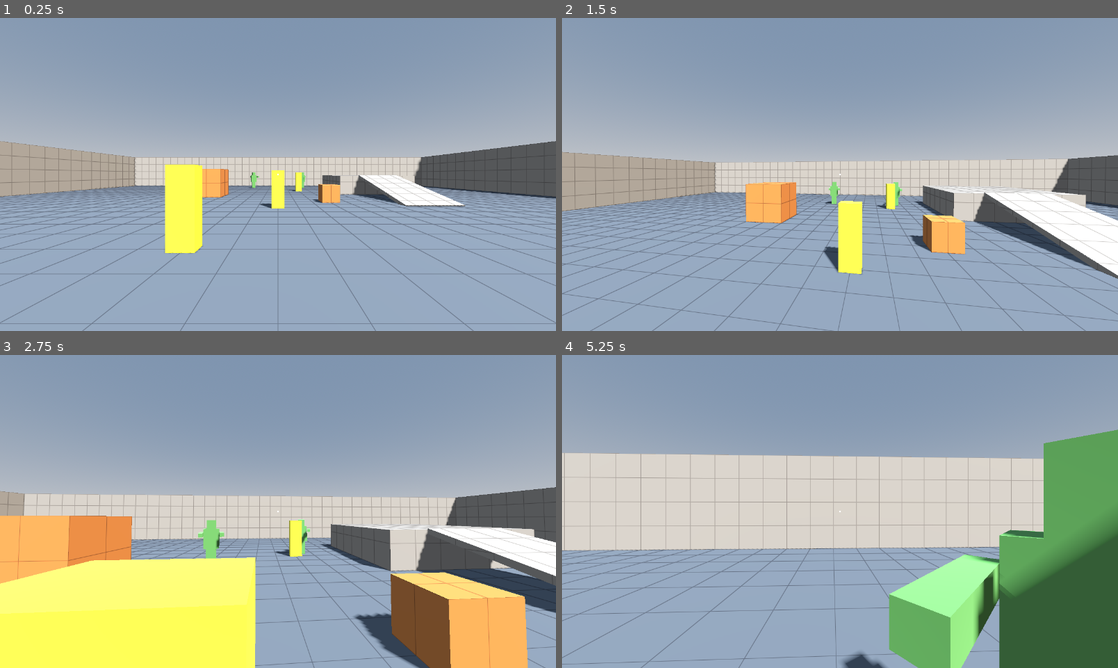
Above: before the commit, frames 1-4 (two rows, left to right).
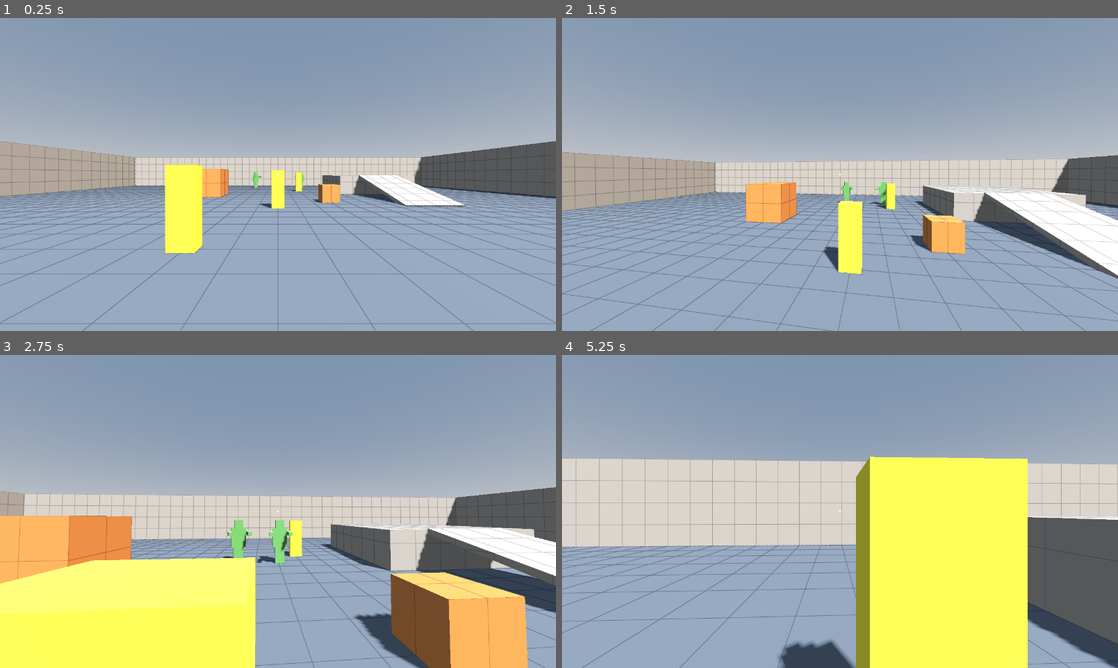
Above: after the commit, the same moments.

Repository: juanakajuan/zombie-survival-fps
Game: Godot game, scene res://levels/test_range.tscn
Two runs of this game, one before a commit and one after it. Both use one fixed random seed, a clock stepped at 60 frames per second and the inputs below.
Inputs (mouse positions are in pixels of both pictures, inside the frame that each line leads up to):
- Up to frame 1 (0.25 s): no input
- Up to frame 2 (1.5 s): tap Enter at 0.5 s; move the mouse to (867, 174) at 0.52 s; press the mouse at (867, 174) at 0.53 s; hold W (move_forward) from 0.53 s (still down); tap Space (jump) at 0.77, 1.07 s; move the mouse to (812, 174) at 1.27 s; release the mouse at (812, 174) at 1.28 s; tap Shift (sprint) at 1.35 s
- Up to frame 3 (2.75 s): keep holding W (move_forward); tap Space (jump) at 1.52, 1.82 s; move the mouse to (289, 505) at 2.02 s; press the mouse at (289, 505) at 2.03 s
- Up to frame 4 (5.25 s): keep holding W (move_forward); move the mouse to (834, 517) at 2.77 s; release the mouse at (834, 517) at 2.78 s; tap Shift (sprint) at 2.85, 4.35 s; click (834, 517) at 2.92 s; tap Space (jump) at 3.02, 3.32, 3.77, 4.07, 4.52, 4.82 s; move the mouse to (878, 514) at 3.52 s; press the mouse at (878, 514) at 3.53 s; move the mouse to (795, 508) at 4.27 s; release the mouse at (795, 508) at 4.28 s; move the mouse to (845, 511) at 5.02 s; press the mouse at (845, 511) at 5.03 s

The runs differ from the first frame. In frame 1, less than 0.1% of the frame differs, in the area x 44-55%, y 49-55%; in frame 2, 0.3%; in frame 3, 1.1%; in frame 4, 38%, in the area x 0-100%, y 23-100%.

Commit message:
fix: bake target dummies into the test range navmesh

Diff:
--- a/levels/test_range.tscn
+++ b/levels/test_range.tscn
@@ -111,13 +111,13 @@
 [node name="Player" parent="." instance=ExtResource("2_player")]
 position = Vector3(0, 0, 6)
 
-[node name="TargetDummyNear" parent="." instance=ExtResource("3_dummy")]
+[node name="TargetDummyNear" parent="." groups=["navigation_geometry"] instance=ExtResource("3_dummy")]
 position = Vector3(-2, 0, 2)
 
-[node name="TargetDummyMid" parent="." instance=ExtResource("3_dummy")]
+[node name="TargetDummyMid" parent="." groups=["navigation_geometry"] instance=ExtResource("3_dummy")]
 position = Vector3(0, 0, -3)
 
-[node name="TargetDummyFar" parent="." instance=ExtResource("3_dummy")]
+[node name="TargetDummyFar" parent="." groups=["navigation_geometry"] instance=ExtResource("3_dummy")]
 position = Vector3(2, 0, -12)
 
 [node name="ZombieA" parent="." instance=ExtResource("5_zombie")]
